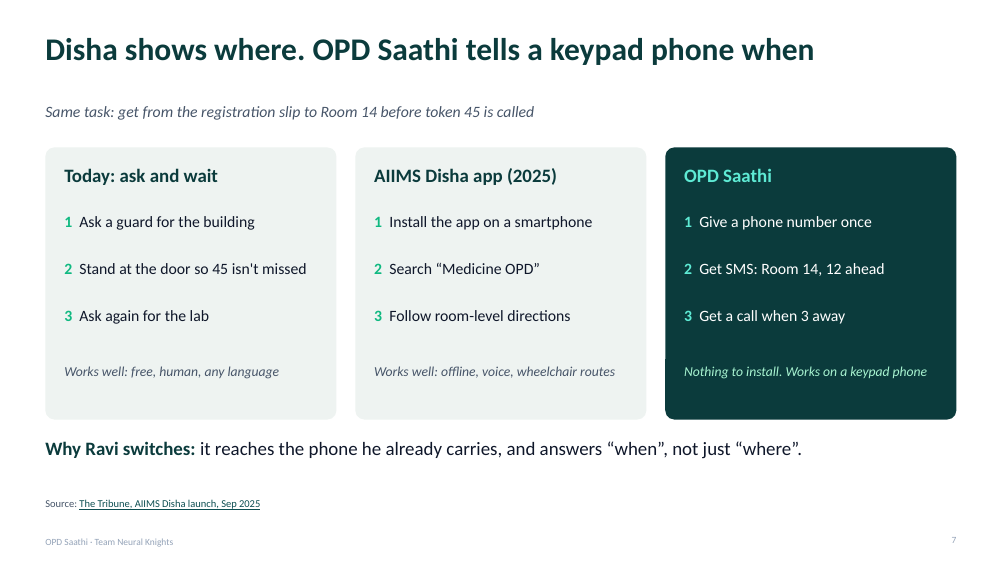
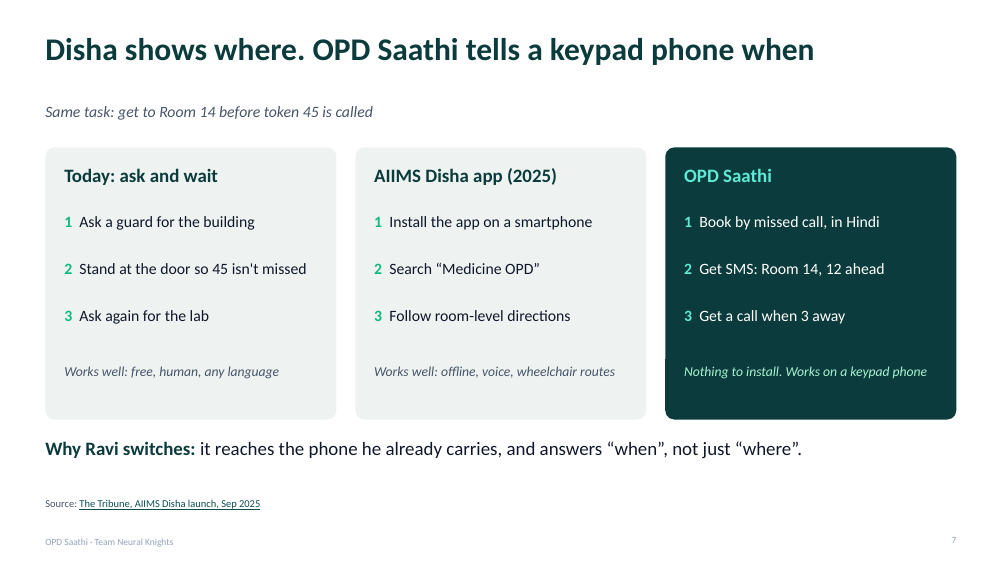
Before and after one commit to abhishekgoswami0720/opd-saathi, a slide deck: slide 7 of submission/OPD-Saathi-Team-Neural-Knights.pptx. Drawn at 1008x567 pixels with LibreOffice and Linux fonts; fonts in the diff are those of the drawing. Boxes give left, top, right and bottom in pixels: in the first picture for what was removed or moved away, otherwise in the second. Text is boxed around its words. In the diff, an @@ line names an element or a change of style, - is before the commit and + after.

```diff
--- a/submission/OPD-Saathi-Team-Neural-Knights.pptx
+++ b/submission/OPD-Saathi-Team-Neural-Knights.pptx
@@ text at [45, 106, 373, 120]: text changed @@
-Same task: get from the registration slip to Room 14 before token 45 is called
+Same task: get to Room 14 before token 45 is called
@@ text at [684, 216, 880, 230]: text changed @@
-1 Give a phone number once
+1 Book by missed call, in Hindi
```
Also in this commit, not shown: 2 other slides changed, 3 other files.
